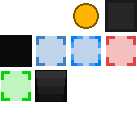
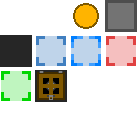
Layers edited between the first and the second 137×137 image:
painted on "Wall" over (105, 0, 137, 32)
painted on "Floor" over (0, 35, 32, 67)
painted on "NextLevel" over (35, 70, 67, 102)
